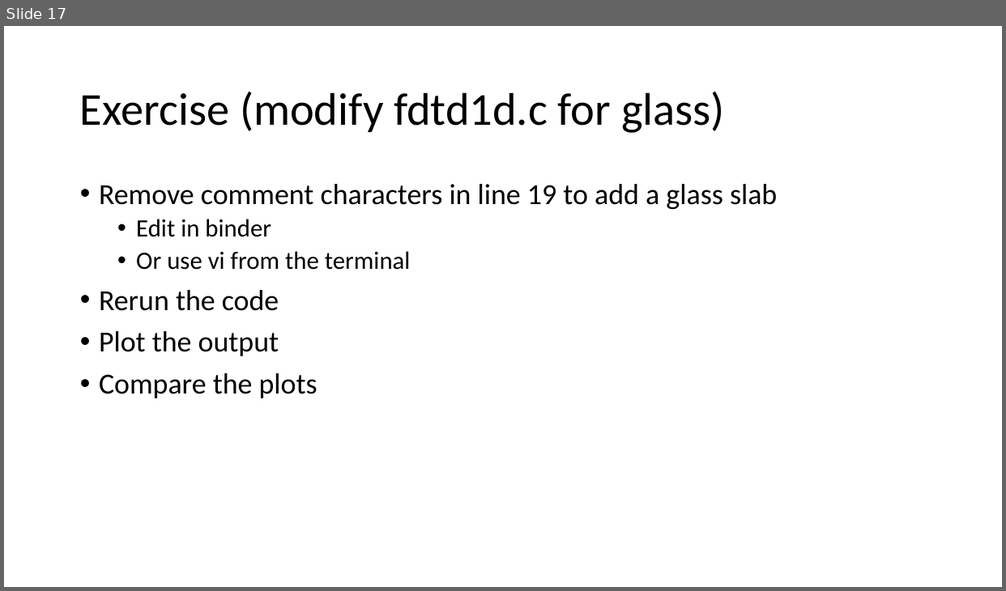
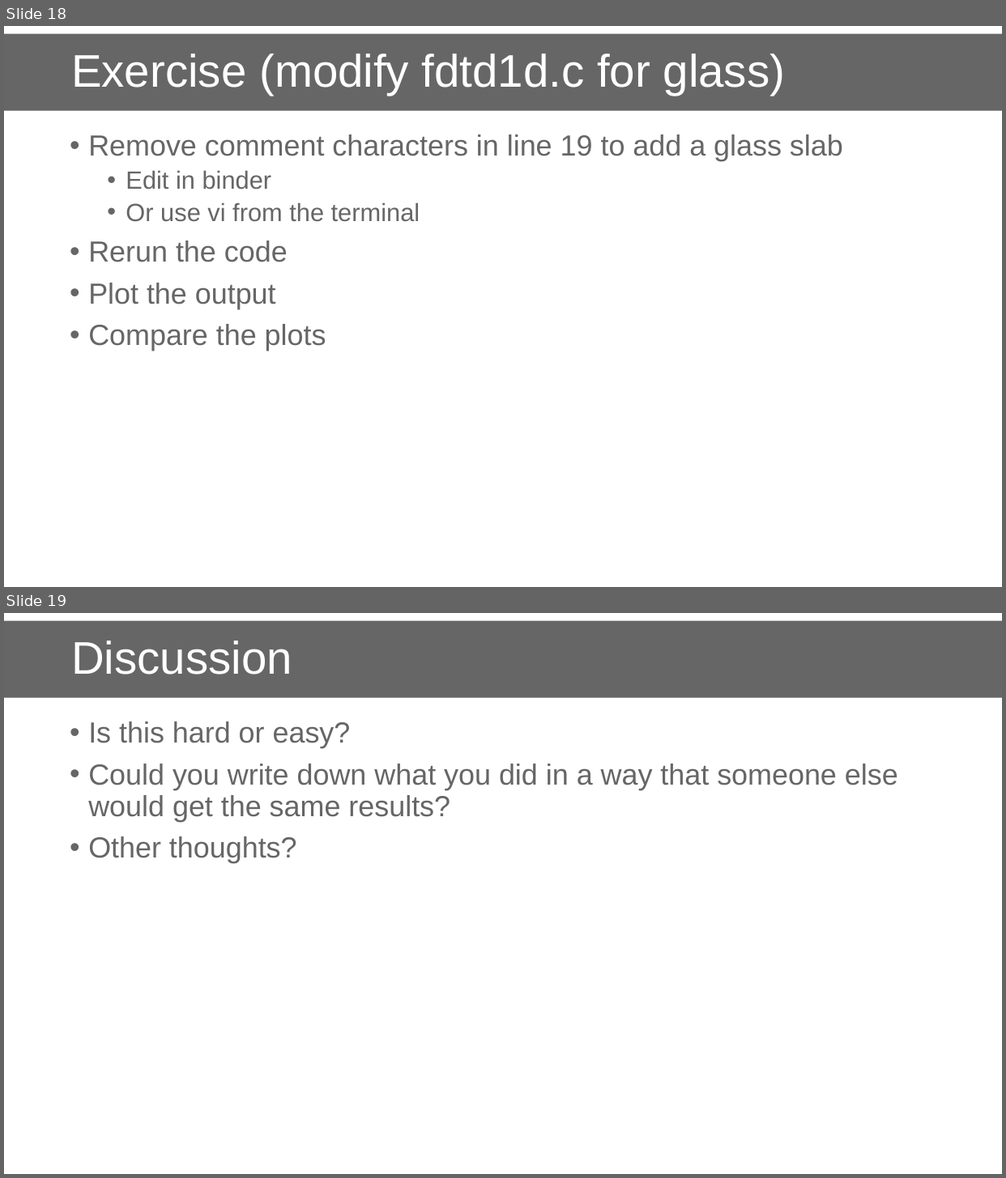
Before and after one commit to danielskatz/repro-fdtd1d, a slide deck: comp-repro.pptx. Shown one above the other, each under a label of ours: slide 17 before the commit, slides 18 and 19 after it. The pictures are 1006x591 and 1006x1178 pixels, drawn with LibreOffice and Linux fonts; fonts in the diff are those of the drawing; background and template pictures are left out. Boxes give left, top, right and bottom in pixels: in the first picture for what was removed or moved away, otherwise in the second. Text is boxed around its words. In the diff, an @@ line names an element or a change of style, - is before the commit and + after.

```diff
--- a/comp-repro.pptx
+++ b/comp-repro.pptx
@@ slide 19 added at (x1=4, y1=613, x2=1002, y2=1174), background picture (left out) @@
@@ title added at (x1=4, y1=620, x2=1002, y2=697), fill #666666, 44 pt, text #FFFFFF @@
+Discussion
@@ text added at (x1=88, y1=722, x2=898, y2=863), 28 pt, text #666666 @@
+• Is this hard or easy?
+• Could you write down what you did in a way that someone else would get the same results?
+• Other thoughts?
@@ what was slide 17 is now slide 18 @@
@@ slide 18 changed as well @@
@@ title "Exercise (modify fdtd1d.c for glass)" resized from (x1=80, y1=92, x2=725, y2=133) to (x1=4, y1=33, x2=1002, y2=110) @@
@@ title "Exercise (modify fdtd1d.c for glass)" at (x1=4, y1=33, x2=1002, y2=110): font Calibri to Arial, text colour #000000 to #FFFFFF; indent changed; fill none to #666666 @@
@@ text "Remove comment characters in line ..." moved from (x1=99, y1=184, x2=777, y2=399) to (x1=88, y1=135, x2=843, y2=351) @@
@@ text "Remove comment characters in line ..." at (x1=88, y1=135, x2=843, y2=351): font Calibri to Arial, text colour #000000 to #666666 @@
```
Also in this commit, not shown: 17 other slides changed, 3 other slides added.
